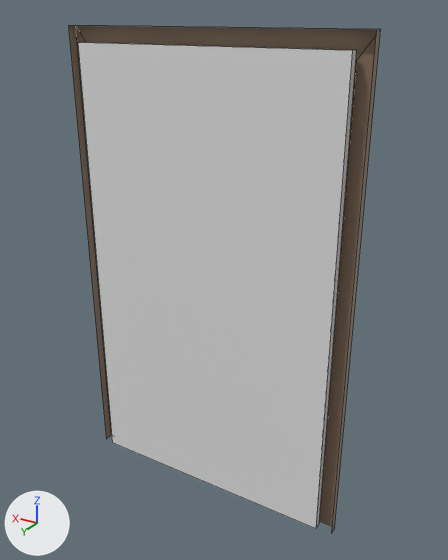
The FBX model Assets/Art/3D Models/World/Room/Env_door.fbx, before and after one commit.
Camera for both pictures: a 50 mm lens placed at (-11.87, 3.5, 3.61), pointed at (-9.66, -0.19, 1.77). Every picture has the same lights, and +X, +Y and +Z are marked at lower left. Mesh edges are drawn as thin lines. Where no turn or scale is listed for an object, it has been applied to the vertices.

The first picture shows 'door1'.
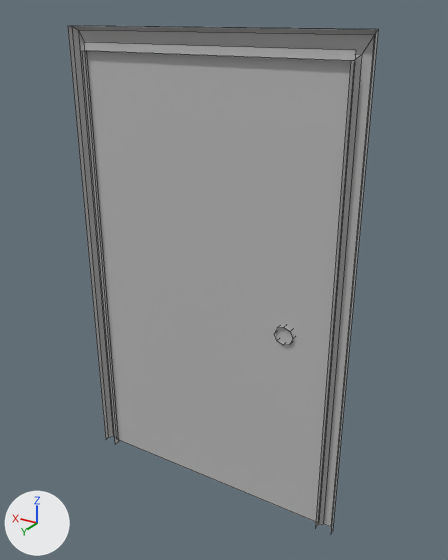
The newer file is also turned or shifted as a whole; pictures and numbers use the older file's frame.

Where the change shows, as pixel boxes (x1, y1, x2, y2) in the pictures (448 x 560 px):
'door1', reshaped: before (69, 25, 380, 533); after (68, 26, 378, 533)
part 1 of me_mesh, rebuilt: before (69, 25, 380, 533); after (68, 26, 378, 533)
part 2 of me_mesh, rebuilt: before (78, 42, 357, 529); after (84, 42, 356, 523)
part 3 of me_mesh, cut back: after (274, 326, 294, 345)

The change in detail:
Material 'OutsideEnvironment' (mat_outsideenvironment) is new.
Its base color is (0.5, 0.5, 0.5) (grey #bcbcbc).
me_mesh is used by ob_door1; location (-9.604, -0.143, 1.75).
Verts and faces of me_mesh; kept vertices keep their numbers, new ones are numbered from 72.
Before the commit, vertices of me_mesh: 56 (-0.6, 0.13, -0.16), 57 (-0.65, 0.13, -0.14), 58 (-0.7, 0.13, -0.16), 59 (-0.72, 0.13, -0.21), 60 (-0.7, 0.13, -0.26).
Before the commit, vertices of me_mesh: 61 (-0.65, 0.13, -0.28), 62 (-0.6, 0.13, -0.26), 63 (-0.57, 0.13, -0.21), 64 (-0.6, 0.02, -0.16), 65 (-0.65, 0.02, -0.14).
Before the commit, vertices of me_mesh: 66 (-0.7, 0.02, -0.16), 67 (-0.72, 0.02, -0.21), 68 (-0.7, 0.02, -0.26), 69 (-0.65, 0.02, -0.28), 70 (-0.6, 0.02, -0.26).
Before the commit, vertices of me_mesh: 71 (-0.57, 0.02, -0.21).
me_mesh had 72 vertices, 61 faces and spanned x -1.12..1.12, y -0.18..0.18, z -1.78..1.78.
me_mesh no longer uses material mat_door (light grey #e3e3e3).
me_mesh no longer uses material mat_lambert3 (brown #8d7763).
me_mesh no longer uses material mat_metal (grey #999999).
me_mesh now has 76 vertices, 60 faces and spans x -1.12..1.12, y -0.18..0.15, z -1.78..1.78.
me_mesh part 1: the loose piece of 16 vertices spanning x -1.12..1.12, y 0.07..0.14, z -1.78..1.78 is rebuilt with 24 vertices and now spans x -1.12..1.12, y 0.08..0.15, z -1.78..1.78, in mat_outsideenvironment (grey #bcbcbc).
me_mesh part 2: the loose piece of 8 vertices spanning x -1.01..1.01, y 0.11..0.18, z -1.76..1.67 is rebuilt with 4 vertices and now spans x -1.01..1.01, y 0.12, z -1.76..1.67, in mat_outsideenvironment (grey #bcbcbc).
Part 3, on me_mesh:
Faces deleted: (56, 63, 62, 61, 60, 59, 58, 57), (64, 65, 66, 67, 68, 69, 70, 71).
Vertices 56 to 63 move by (0.0, 0.0, 0.0).
Vertices 64 to 71 move by (0.0, 0.01, 0.0).
me_mesh now uses material mat_outsideenvironment (grey #bcbcbc).
